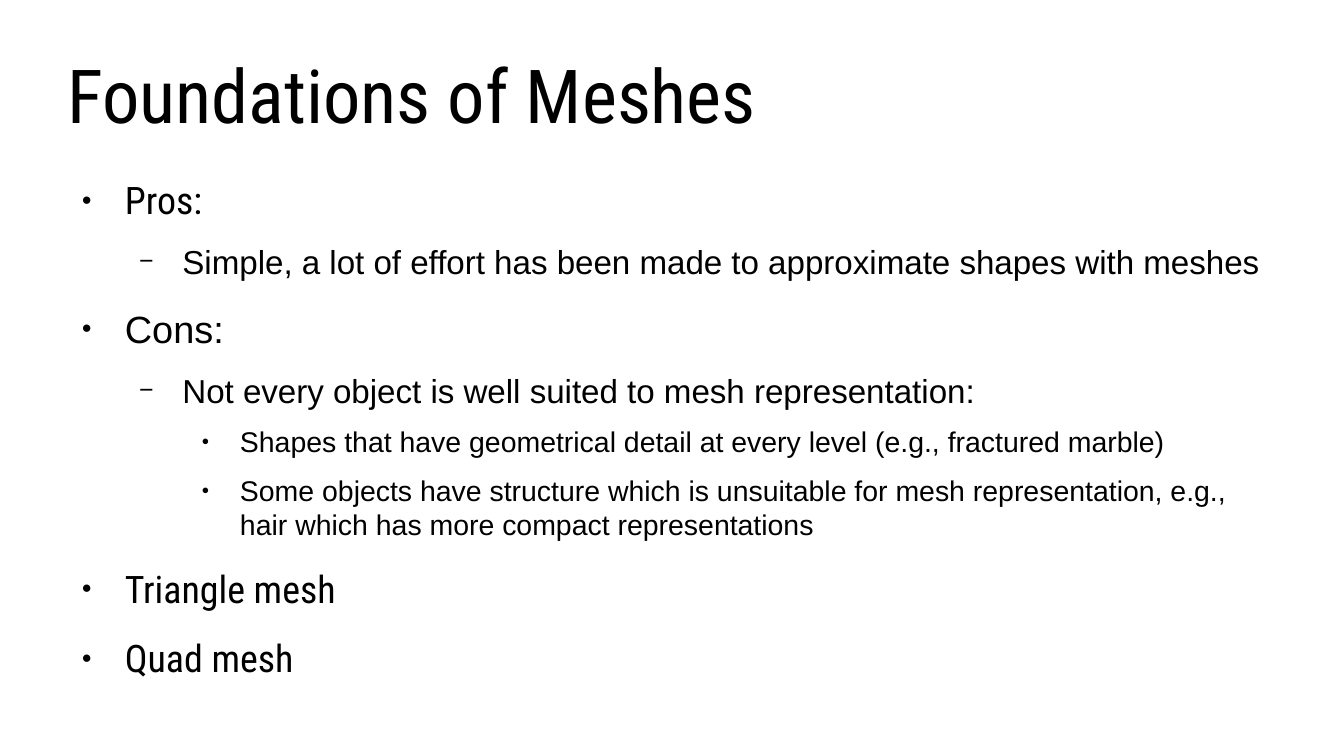
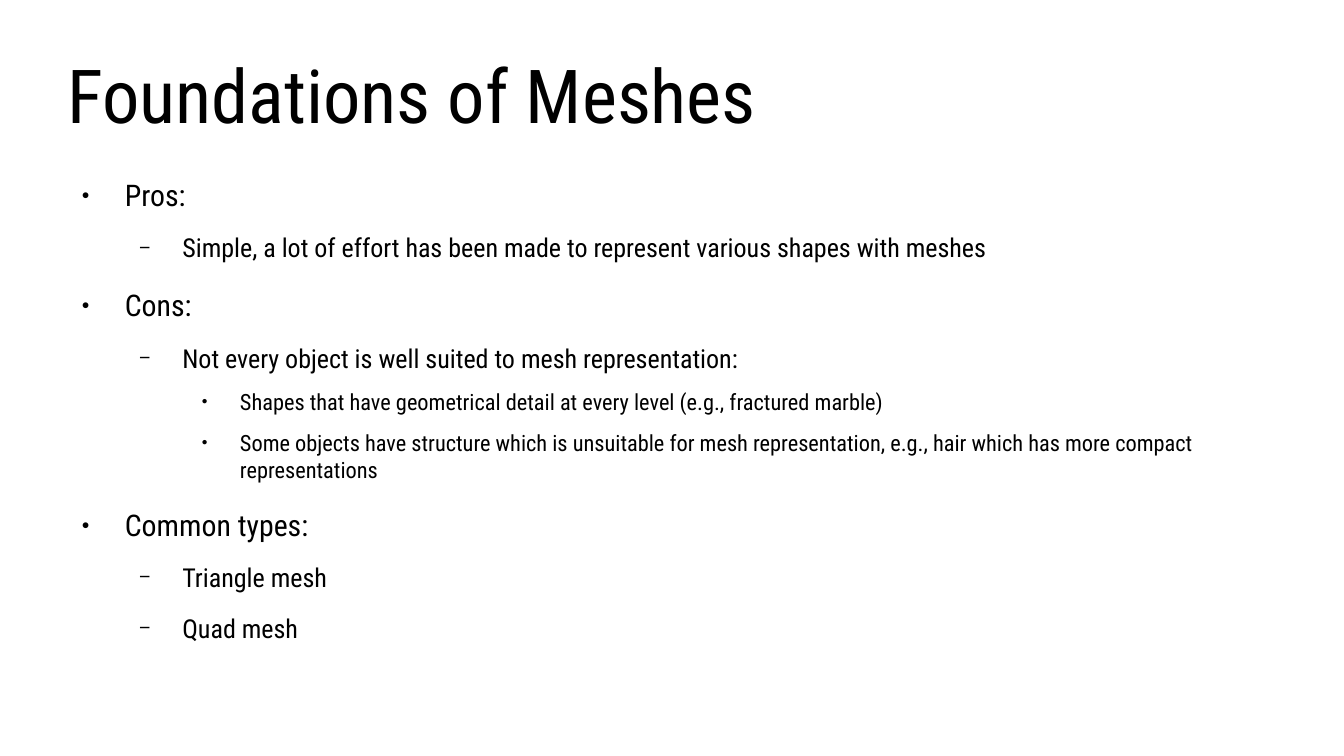
Before and after one commit to lorentzo/IntroductionToComputerGraphics, a slide deck: slide 8 of lectures/foundations_3d_scene/foundations_3d_scene.odp. Drawn at 1344x756 pixels with LibreOffice and Linux fonts; fonts in the diff are those of the drawing. Boxes give left, top, right and bottom in pixels: in the first picture for what was removed or moved away, otherwise in the second. Text is boxed around its words. In the diff, an @@ line names an element or a change of style, - is before the commit and + after.

Commit message:
updating foundations_3d_scene lecture

```diff
--- a/lectures/foundations_3d_scene/foundations_3d_scene.odp
+++ b/lectures/foundations_3d_scene/foundations_3d_scene.odp
@@ text at <box>125,184,1192,593</box>: size 22.4 to 17.6 pt in "Pros:", "Cons:"; font Arial to Roboto Condensed in "Cons:", "Not every object is well suited to ...", "Shapes that have geometrical detail at every ...", "Some objects have structure which is unsuitable ..."; size 19.6 to 15.4 pt in "Not every object is well suited to ..."; size 16.8 to 13.2 pt in "Shapes that have geometrical detail at every ...", "Some objects have structure which is unsuitable ..."; size 22.4 to 15.4 pt in "Triangle mesh", "Quad mesh"; bullet ● to −; list level 1 to 2 in "Triangle mesh"; list level 1 to 2 in "Quad mesh" @@
@@ text at <box>182,237,986,263</box>: text changed; size 19.6 to 15.4 pt; font Arial to Roboto Condensed @@
-  − Simple, a lot of effort has been made to approximate shapes with meshes
+  − Simple, a lot of effort has been made to represent various shapes with meshes
@@ text at <box>125,514,308,543</box>: paragraph added @@
+● Common types:
```
Also in this commit, not shown: 4 other slides changed, 6 slides added, 1 other file.
